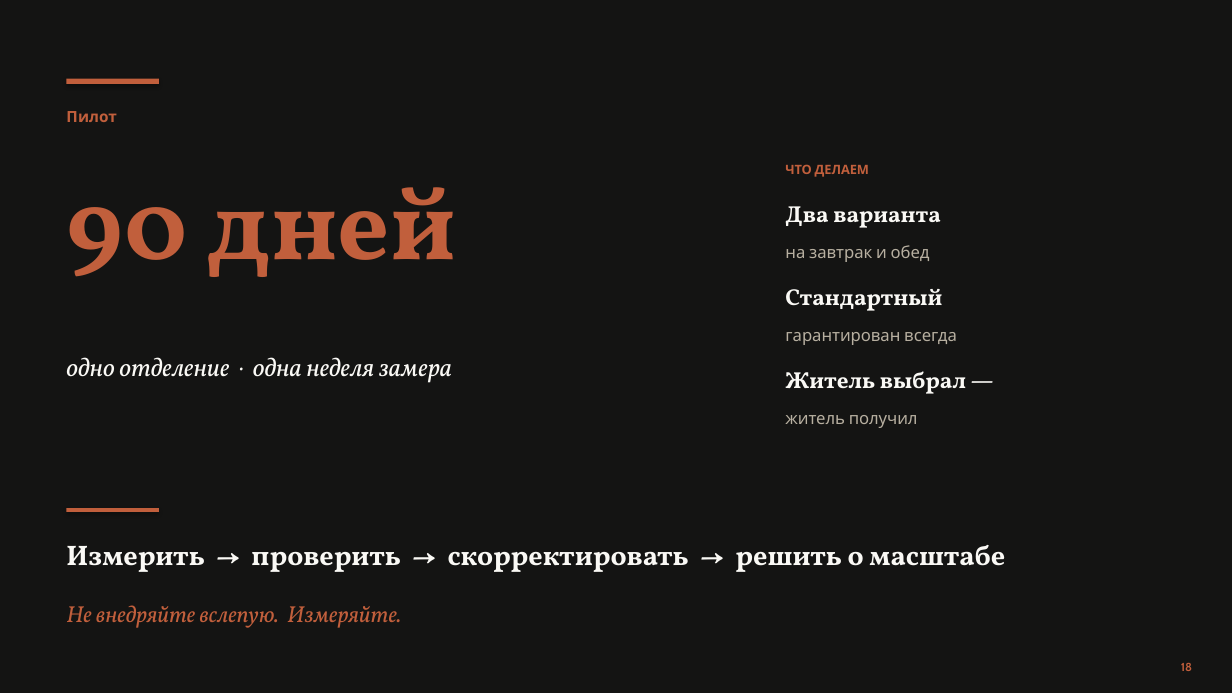
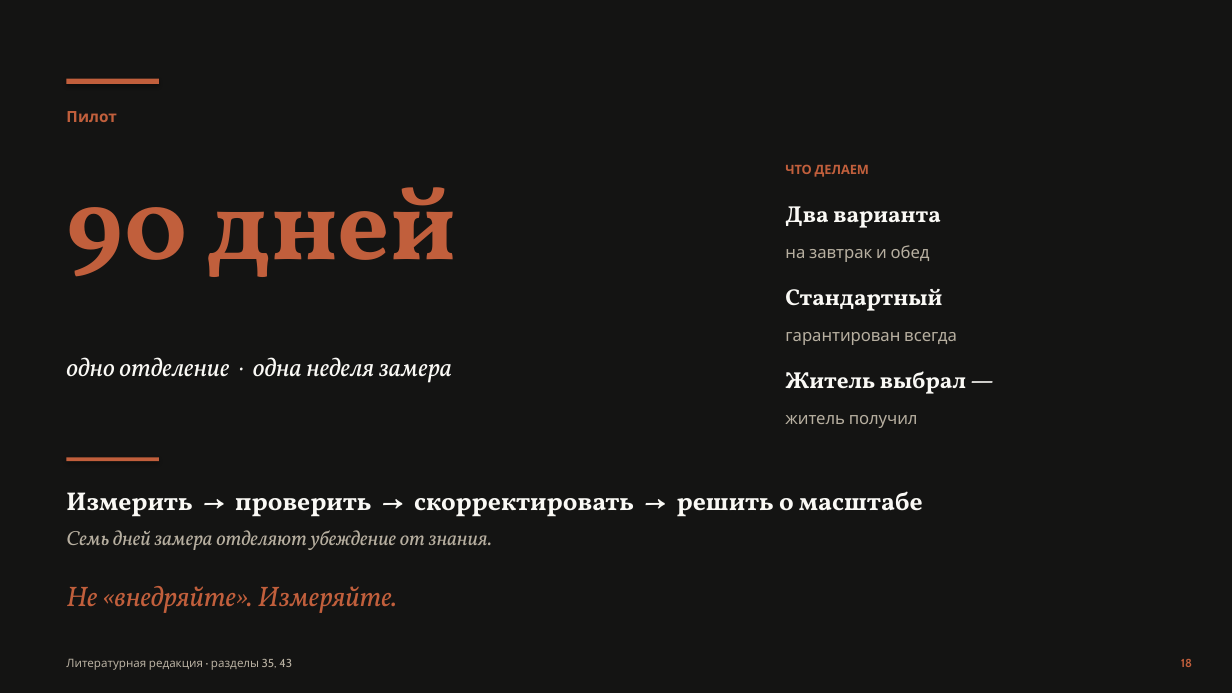
Before and after one commit to qlolp/seminar-variable-food-2026, a slide deck: slide 18 of 02_презентация/Презентация_v6_Не_просто_накормить.pptx. Drawn at 1232x693 pixels with LibreOffice and Linux fonts; fonts in the diff are those of the drawing. Boxes give left, top, right and bottom in pixels: in the first picture for what was removed or moved away, otherwise in the second. Text is boxed around its words. In the diff, an @@ line names an element or a change of style, - is before the commit and + after.

```diff
--- a/02_презентация/Презентация_v6_Не_просто_накормить.pptx
+++ b/02_презентация/Презентация_v6_Не_просто_накормить.pptx
@@ text "Измерить → проверить → скорректировать ...": place and size @@
-text "Измерить → проверить → скорректировать ..." at bbox=[66, 545, 1005, 572]
+text "Измерить → проверить → скорректировать ..." at bbox=[66, 491, 923, 517]
@@ text "Измерить → проверить → скорректировать ..." at bbox=[66, 491, 923, 517]: size 22 to 20 pt @@
@@ rectangle: place and size @@
-rectangle at bbox=[67, 508, 159, 512]
+rectangle at bbox=[67, 457, 159, 461]
@@ text added at bbox=[66, 530, 492, 550], 16 pt, text #B7AFA0, italic @@
+Семь дней замера отделяют убеждение от знания.
@@ text at bbox=[66, 586, 397, 613]: text changed; size 18 to 22 pt @@
-Не внедряйте вслепую. Измеряйте.
+Не «внедряйте». Измеряйте.
@@ text added at bbox=[66, 659, 292, 670], 9 pt, text #B7AFA0 @@
+Литературная редакция · разделы 35, 43
@@ text "18": place and size @@
-text "18" at bbox=[1181, 663, 1192, 671]
+text "18" at bbox=[1181, 659, 1192, 667]
```
Also in this commit, not shown: 14 other slides changed, 2 slides added, 2 slides removed, 2 other files.
